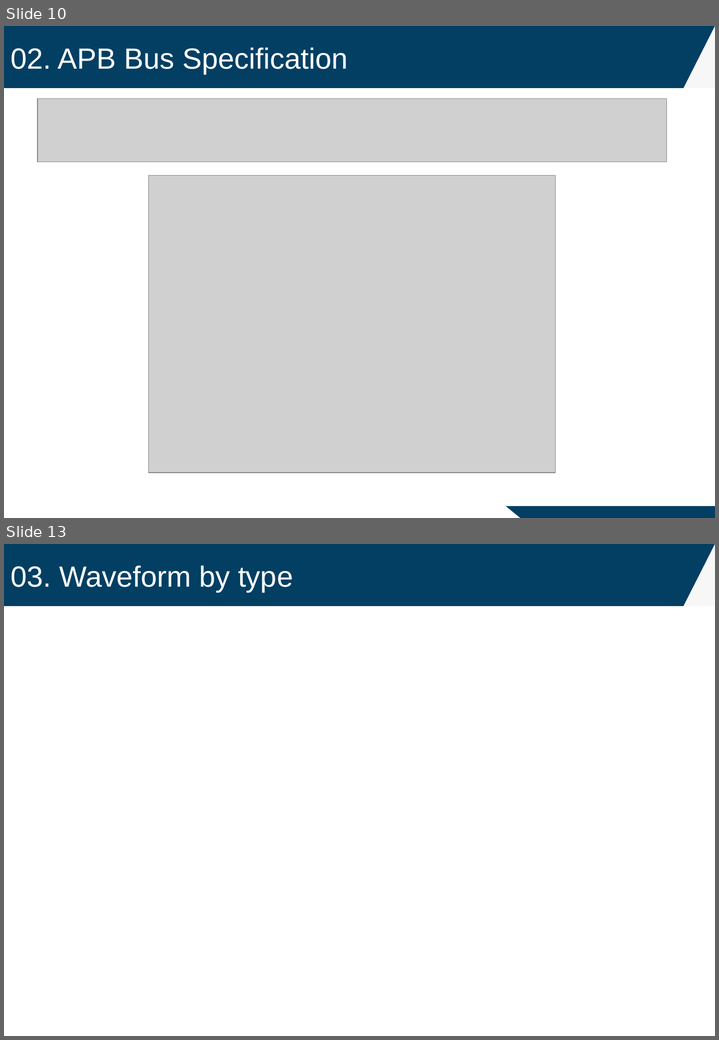
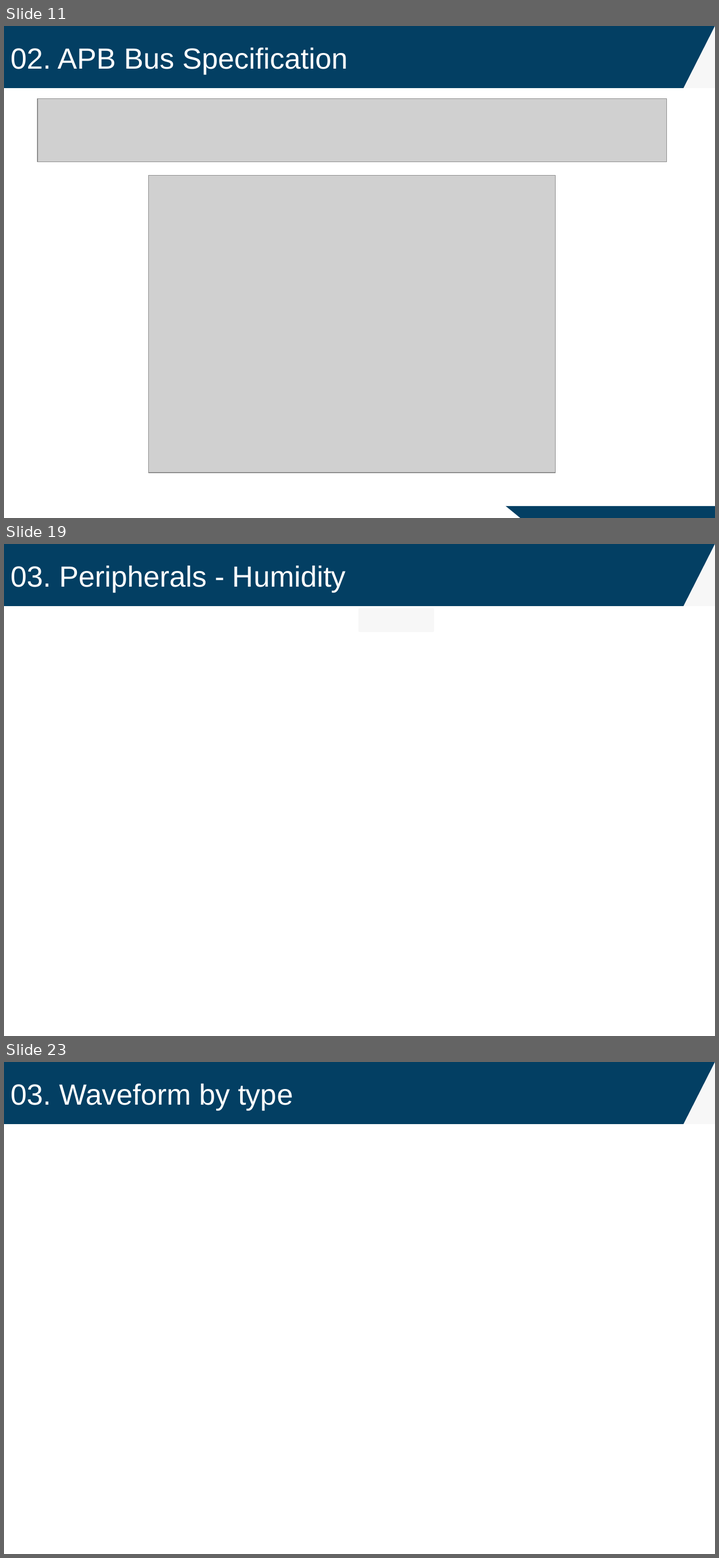
Before and after one commit to oriraccoon/Harman_ComputerArchitecture, a slide deck: RISC-V MultiCycle CPU Peripherals_김지환.pptx. Shown one above the other, each under a label of ours: slides 10 and 13 before the commit, slides 11, 19 and 23 after it; the slides between them are not shown. The pictures are 719x1040 and 719x1558 pixels, drawn with LibreOffice and Linux fonts; fonts in the diff are those of the drawing; grey boxes stand for pictures. Boxes give left, top, right and bottom in pixels: in the first picture for what was removed or moved away, otherwise in the second. Text is boxed around its words. In the diff, an @@ line names an element or a change of style, - is before the commit and + after.

```diff
--- a/RISC-V MultiCycle CPU Peripherals_김지환.pptx
+++ b/RISC-V MultiCycle CPU Peripherals_김지환.pptx
@@ slide 19 added at box(4, 544, 715, 1036), background #FFFFFF @@
@@ rectangle added at box(4, 544, 715, 606), fill #033F63 @@
@@ right triangle added at box(683, 544, 715, 606), fill #F7F7F7 @@
@@ text added at box(10, 566, 346, 592), 32 pt, text #FFFFFF @@
+03. Peripherals - Humidity
@@ rectangle added at box(360, 609, 433, 630), fill #F7F7F7, outline #F7F7F7 2 pt @@
@@ what was slide 10 is now slide 11 @@
@@ what was slide 13 is now slide 23 @@
```
Also in this commit, not shown: 5 slides changed, 10 other slides added, 1 slide removed, 35 other files.
